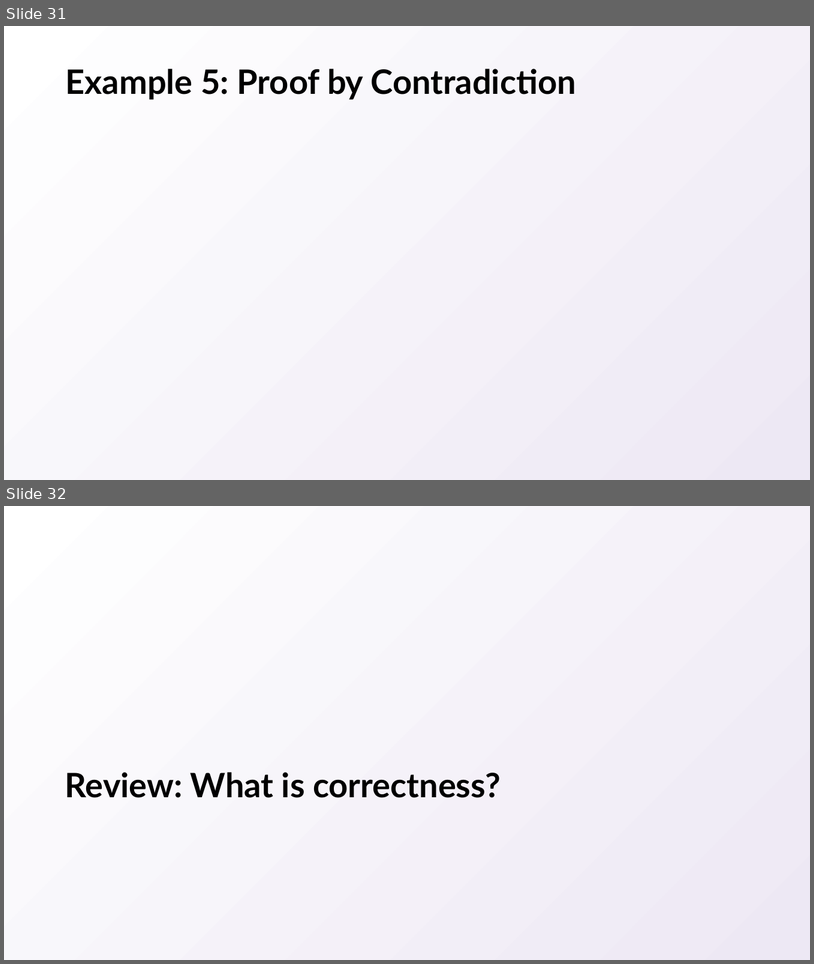
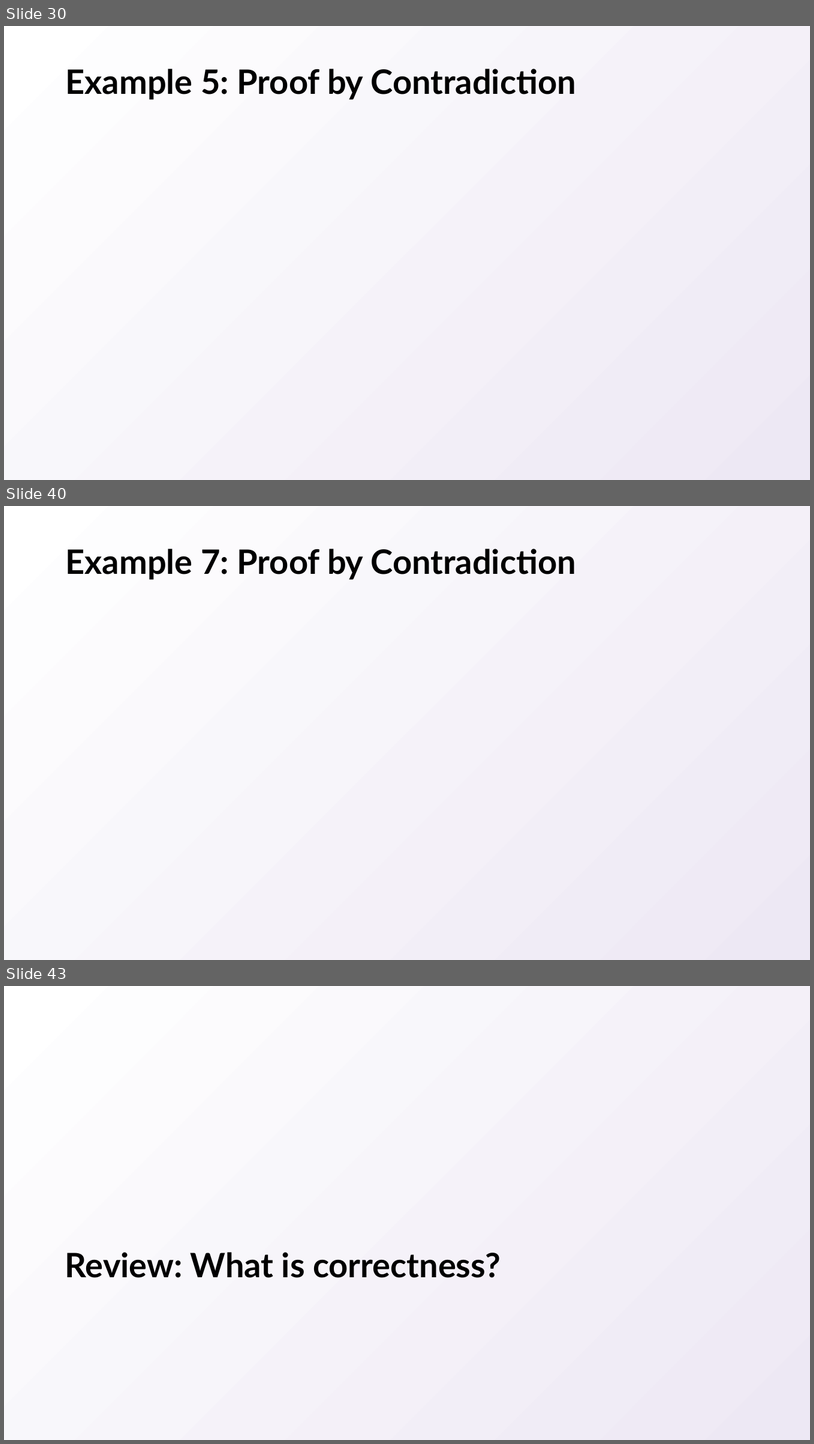
Before and after one commit to natebrunelle/cse417, a slide deck: markdown/files/slides/03.pptx. Shown one above the other, each under a label of ours: slides 31 and 32 before the commit, slides 30, 40 and 43 after it; the slides between them are not shown. The pictures are 814x964 and 814x1444 pixels, drawn with LibreOffice and Linux fonts; fonts in the diff are those of the drawing; grey boxes stand for pictures. Boxes give left, top, right and bottom in pixels: in the first picture for what was removed or moved away, otherwise in the second. Text is boxed around its words. In the diff, an @@ line names an element or a change of style, - is before the commit and + after.

```diff
--- a/markdown/files/slides/03.pptx
+++ b/markdown/files/slides/03.pptx
@@ slide 40 added at (4,506,810,960), background gradient #FFFFFF to #EDE8F4 @@
@@ title added at (65,549,576,580), 40 pt, text #000000, bold @@
+Example 7: Proof by Contradiction
@@ what was slide 31 is now slide 30 @@
@@ what was slide 32 is now slide 43 @@
```
Also in this commit, not shown: 5 slides changed, 10 other slides added, 2 other files.
